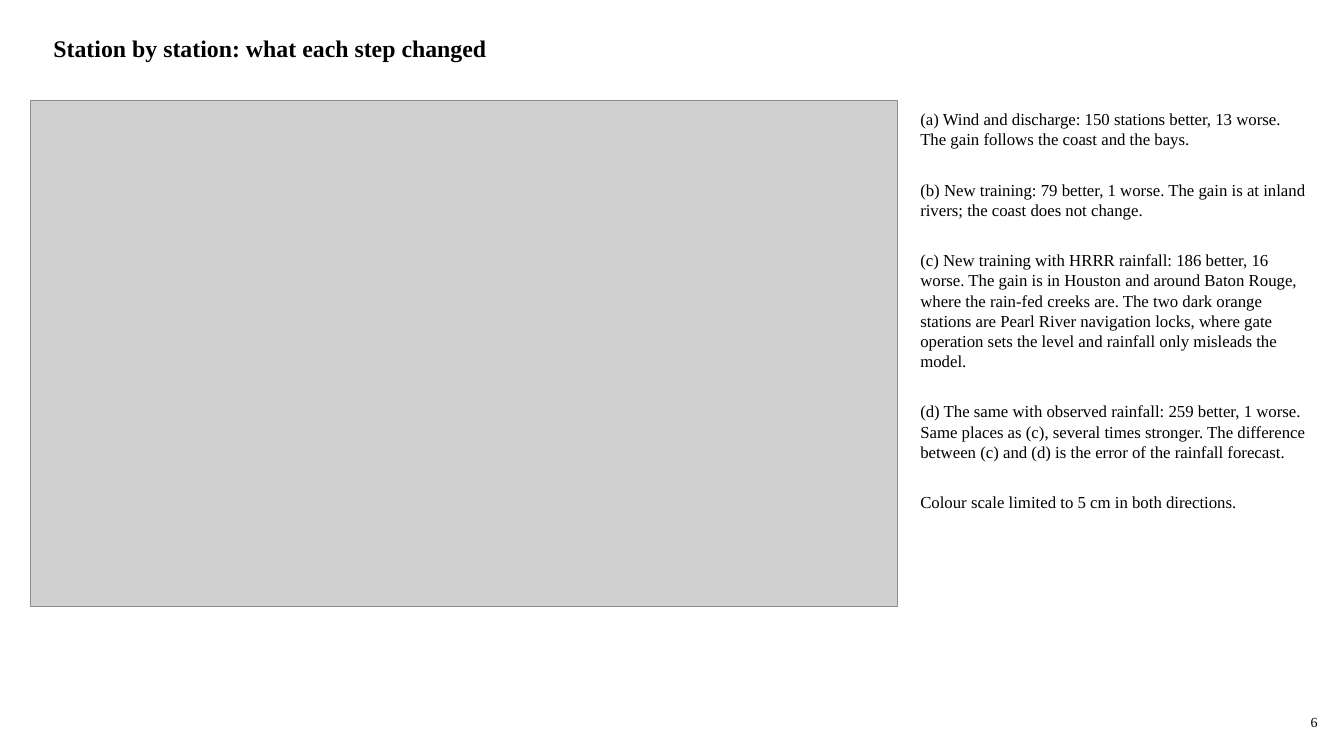
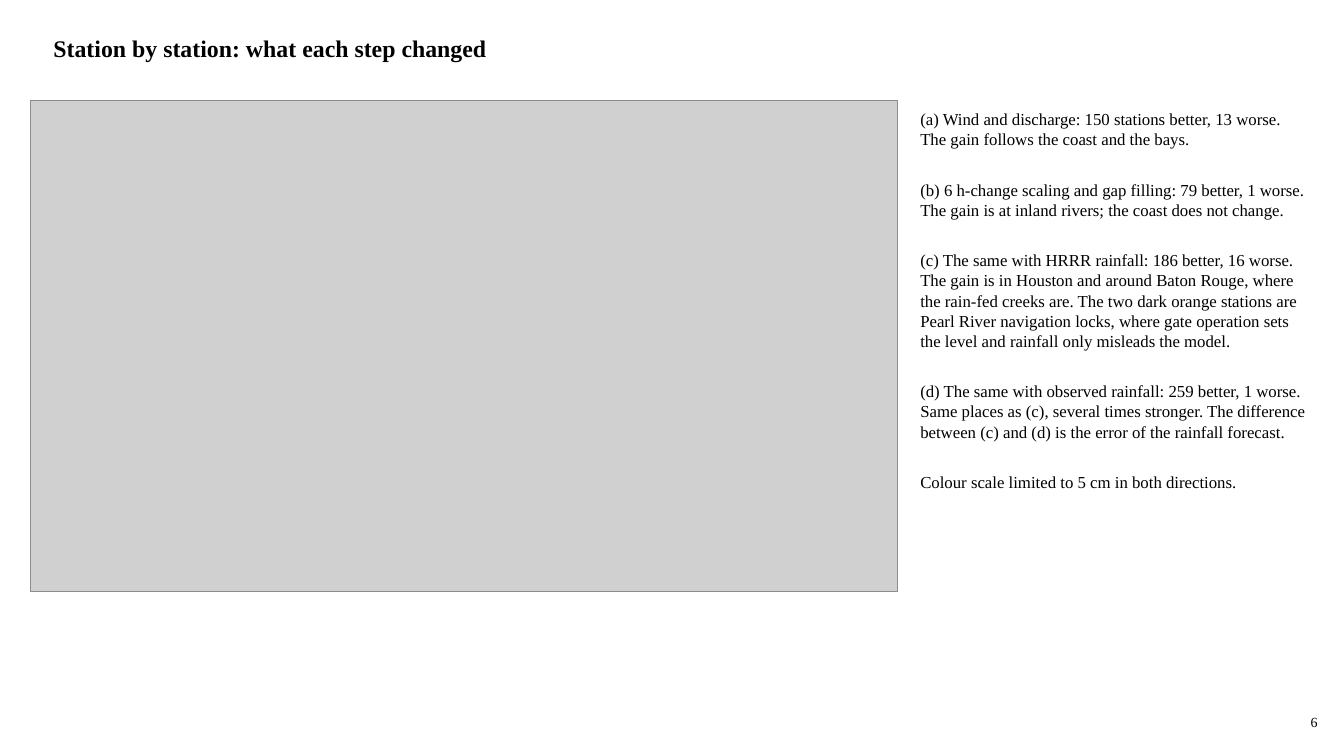
Before and after one commit to LaurenW1997/subdomainLSTM, a slide deck: slide 6 of deliverables/17_versions/version_comparison.pptx. Drawn at 1344x756 pixels with LibreOffice and Linux fonts; fonts in the diff are those of the drawing; grey boxes stand for pictures. Boxes give left, top, right and bottom in pixels: in the first picture for what was removed or moved away, otherwise in the second. Text is boxed around its words. In the diff, an @@ line names an element or a change of style, - is before the commit and + after.

```diff
--- a/deliverables/17_versions/version_comparison.pptx
+++ b/deliverables/17_versions/version_comparison.pptx
@@ picture: place and size @@
-picture at (30,101,897,607)
+picture at (30,101,897,592)
@@ text at (920,184,1304,351): text changed @@
-(b) New training: 79 better, 1 worse. The gain is at inland rivers; the coast does not change.
-(c) New training with HRRR rainfall: 186 better, 16 worse. The gain is in Houston and around Baton Rouge, where the rain-fed creeks are. The two dark orange stations are Pearl River navigation locks, where gate operation sets the level and rainfall only misleads the model.
+(b) 6 h-change scaling and gap filling: 79 better, 1 worse. The gain is at inland rivers; the coast does not change.
+(c) The same with HRRR rainfall: 186 better, 16 worse. The gain is in Houston and around Baton Rouge, where the rain-fed creeks are. The two dark orange stations are Pearl River navigation locks, where gate operation sets the level and rainfall only misleads the model.
```
Also in this commit, not shown: 25 other slides changed, 30 other files.
